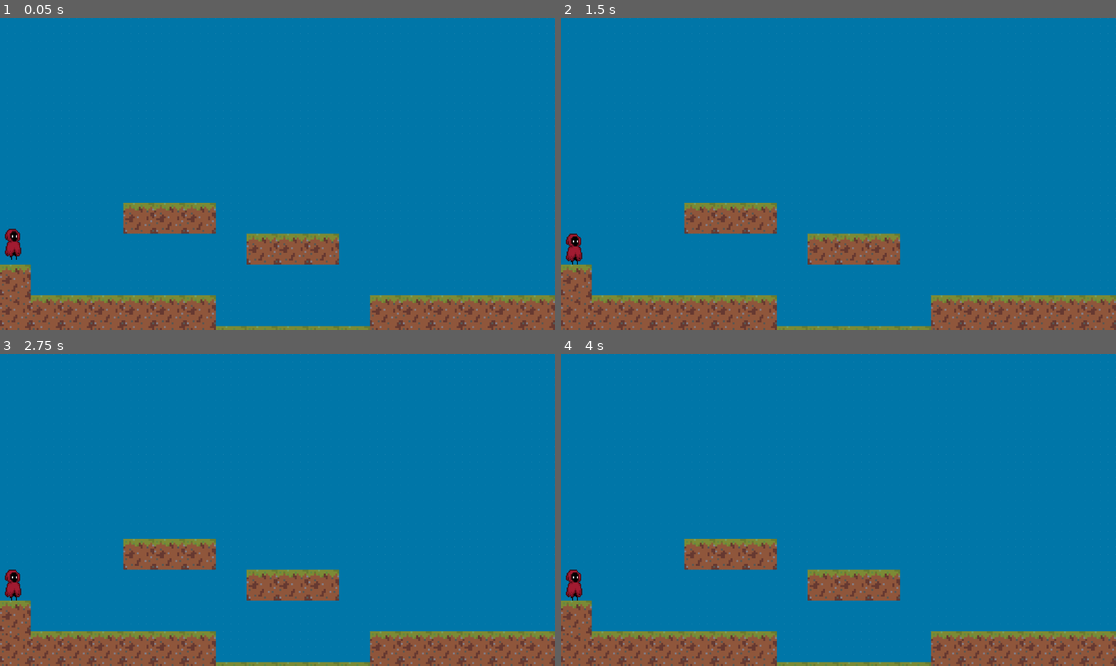
Above: before the commit, frames 1-4 (two rows, left to right).
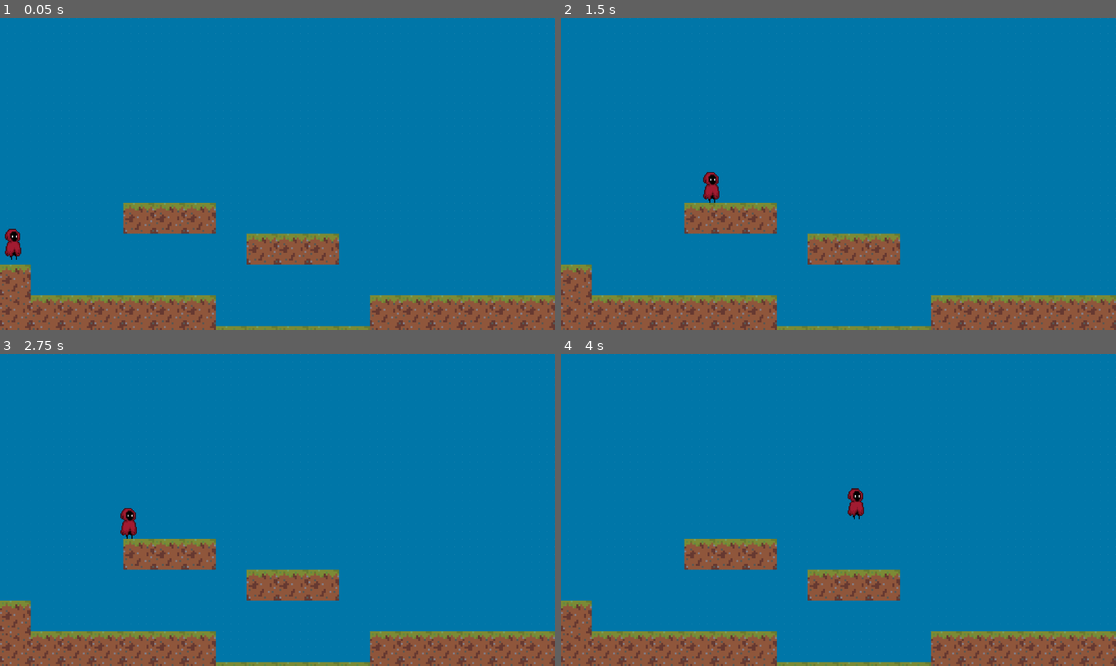
Above: after the commit, the same moments.

Repository: yeegz/Fallen-Asteri
Game: Godot game, scene res://scene.tscn
Two runs of this game, one before a commit and one after it. Both use one fixed random seed, a clock stepped at 60 frames per second and the inputs below.
Inputs:
- Up to frame 1 (0.05 s): no input
- Up to frame 2 (1.5 s): tap Enter (ui_accept) at 0.5, 0.6, 0.77, 1.07, 1.35 s; hold Right (ui_right) from 0.53 s (still down)
- Up to frame 3 (2.75 s): tap Enter (ui_accept) at 1.52, 1.82, 2.1 s; release Right (ui_right) at 2.03 s; hold Left (ui_left) from 2.03 s (still down)
- Up to frame 4 (4 s): release Left (ui_left) at 2.78 s; hold Right (ui_right) from 2.78 s (still down); tap Enter (ui_accept) at 2.85, 3.02, 3.32, 3.6, 3.77 s

The runs differ from the first frame. In frame 1, less than 0.1% of the frame differs, in the area x 0-4%, y 68-75%; in frame 2, 0.5%; in frame 3, 0.5%, in the area x 0-25%, y 49-80%; in frame 4, 0.5%.

Commit message:
Added movement, fix map issue where sprite fall off the edge of the map

Diff:
--- a/Scenes/character_body_2d.gd
+++ b/Scenes/character_body_2d.gd
@@ -1,14 +1,29 @@
 extends CharacterBody2D
 
-const SPEED = 30
-const JUMP = 30
-var GRAVITY_VALUE = 980
+const SPEED = 300
+const JUMP = -650
+var GRAVITY_VALUE = 1100
 
 
 
 
 # Called every frame. 'delta' is the elapsed time since the previous frame.
 func _process(delta):
+	#Gravity
 	if not is_on_floor():
 		velocity.y += GRAVITY_VALUE * delta
-		move_and_slide()
+
+	if is_on_floor() and Input.is_action_just_pressed("ui_accept"):
+		velocity.y = JUMP
+
+	#Added buttons A and D to the left and right axis respectively
+	var direction = Input.get_axis("ui_left", "ui_right")
+	#Movement. Note: character doesn't stop moving in one direction until opposite button
+	#is pressed.
+	if direction:
+		velocity.x = SPEED * direction
+
+
+
+
+	move_and_slide()
--- a/project.godot
+++ b/project.godot
@@ -14,3 +14,22 @@
 run/main_scene="res://scene.tscn"
 config/features=PackedStringArray("4.2", "Forward Plus")
 config/icon="res://icon.svg"
+
+[input]
+
+ui_left={
+"deadzone": 0.5,
+"events": [Object(InputEventKey,"resource_local_to_scene":false,"resource_name":"","device":0,"window_id":0,"alt_pressed":false,"shift_pressed":false,"ctrl_pressed":false,"meta_pressed":false,"pressed":false,"keycode":4194319,"physical_keycode":0,"key_label":0,"unicode":0,"echo":false,"script":null)
+, Object(InputEventJoypadButton,"resource_local_to_scene":false,"resource_name":"","device":0,"button_index":13,"pressure":0.0,"pressed":false,"script":null)
+, Object(InputEventJoypadMotion,"resource_local_to_scene":false,"resource_name":"","device":0,"axis":0,"axis_value":-1.0,"script":null)
+, Object(InputEventKey,"resource_local_to_scene":false,"resource_name":"","device":-1,"window_id":0,"alt_pressed":false,"shift_pressed":false,"ctrl_pressed":false,"meta_pressed":false,"pressed":false,"keycode":0,"physical_keycode":65,"key_label":0,"unicode":97,"echo":false,"script":null)
+]
+}
+ui_right={
+"deadzone": 0.5,
+"events": [Object(InputEventKey,"resource_local_to_scene":false,"resource_name":"","device":0,"window_id":0,"alt_pressed":false,"shift_pressed":false,"ctrl_pressed":false,"meta_pressed":false,"pressed":false,"keycode":4194321,"physical_keycode":0,"key_label":0,"unicode":0,"echo":false,"script":null)
+, Object(InputEventJoypadButton,"resource_local_to_scene":false,"resource_name":"","device":0,"button_index":14,"pressure":0.0,"pressed":false,"script":null)
+, Object(InputEventJoypadMotion,"resource_local_to_scene":false,"resource_name":"","device":0,"axis":0,"axis_value":1.0,"script":null)
+, Object(InputEventKey,"resource_local_to_scene":false,"resource_name":"","device":-1,"window_id":0,"alt_pressed":false,"shift_pressed":false,"ctrl_pressed":false,"meta_pressed":false,"pressed":false,"keycode":0,"physical_keycode":68,"key_label":0,"unicode":100,"echo":false,"script":null)
+]
+}
--- a/scene.tscn
+++ b/scene.tscn
@@ -31,7 +31,7 @@
 scale = Vector2(4, 4)
 tile_set = SubResource("TileSet_6lngs")
 format = 2
-layer_0/tile_data = PackedInt32Array(655360, 0, 0, 655361, 0 …(467 unchanged characters)… 458762, 1, 0, 458761, 1, 0, 458760, 1, 0)
+layer_0/tile_data = PackedInt32Array(655360, 0, 0, 655361, 0 …(467 unchanged characters)… 458762, 1, 0, 458761, 1, 0, 458760, 1, 0, 65535, 0, 0, 131071, 0, 0, 196607, 0, 0, 262143, 0, 0, 327679, 0, 0, 393215, 0, 0, 458751, 0, 0, 524287, 0, 0, 589823, 0, 0, 655359, 0, 0, 720895, 0, 0, 655378, 0, 0, 589842, 0, 0, 524306, 0, 0, 458770, 0, 0, 393234, 0, 0, 327698, 0, 0, 262162, 0, 0, 196626, 0, 0, 18, 0, 0, 65554, 0, 0, 131090, 0, 0)
 
 [node name="TextureRect" type="TextureRect" parent="."]
 show_behind_parent = true
